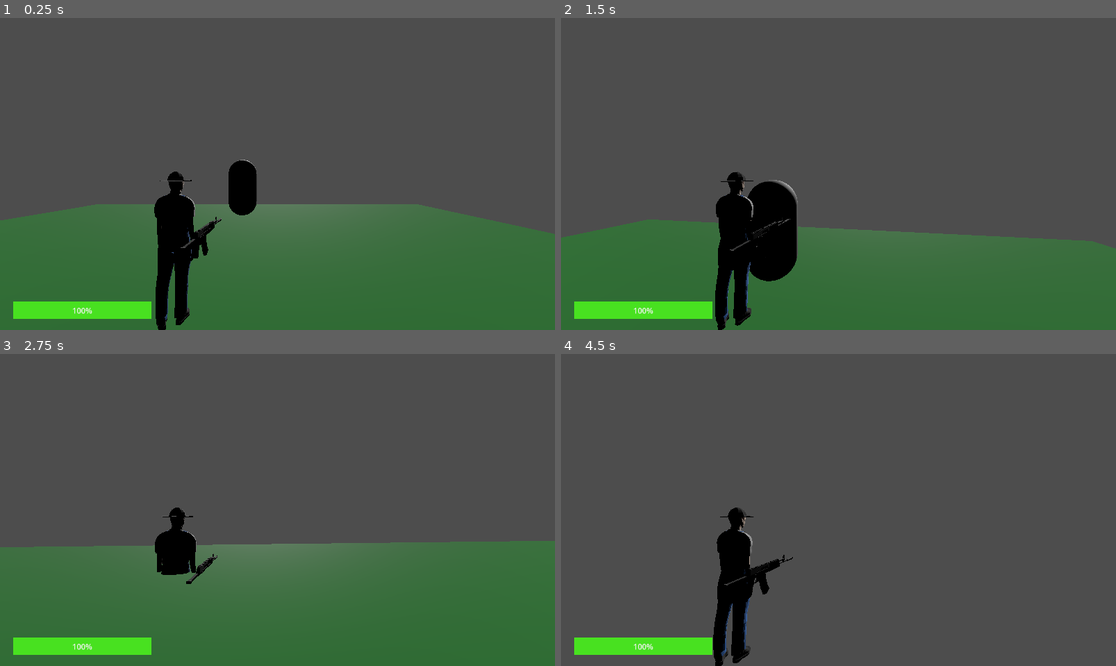
Above: before the commit, frames 1-4 (two rows, left to right).
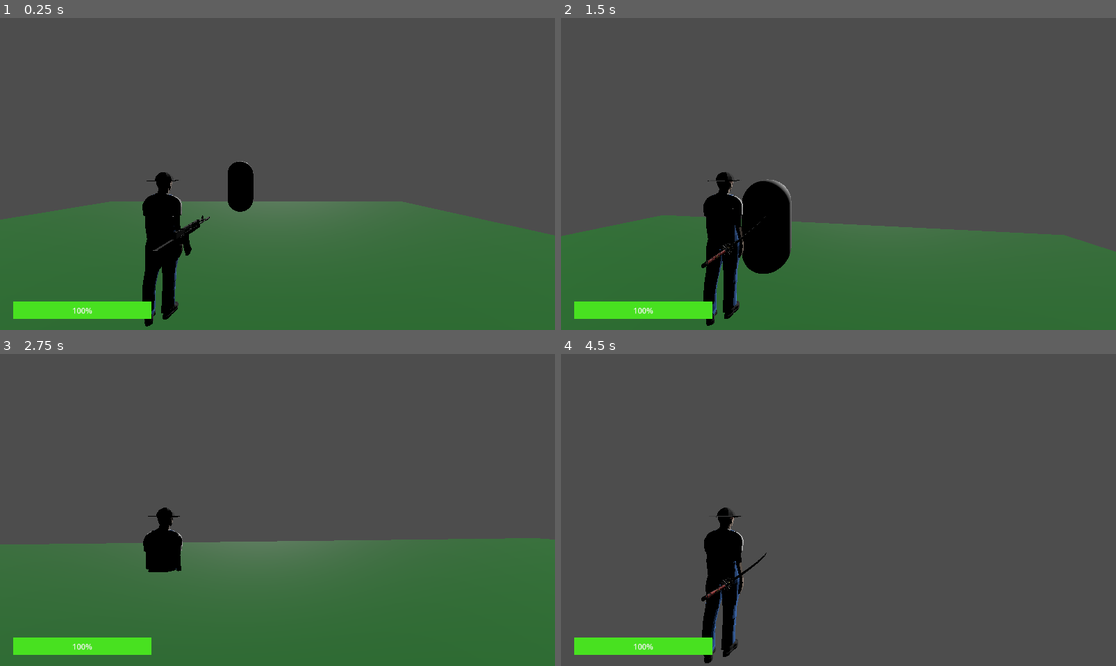
Above: after the commit, the same moments.

Repository: Luguin8/1v1
Game: Godot game, scene res://Scenes/TestLevel.tscn
The game is run twice, just before and just after one commit, with the same random seed, the same clock (stepped at 60 frames per second) and the same inputs. The project has no main scene, so this scene is started directly.
Inputs (mouse positions are in pixels of both pictures, inside the frame that each line leads up to):
- Up to frame 1 (0.25 s): no input
- Up to frame 2 (1.5 s): move the mouse to (866, 174) at 0.52 s; hold W (move_forward) from 0.53 s (still down); click (866, 174) at 0.6 s; tap Space (jump) at 0.77 s; tap 3 (weapon_melee, bound only after the commit) at 0.8, 1.35 s; move the mouse to (810, 174) at 1.27 s
- Up to frame 3 (2.75 s): keep holding W (move_forward); tap Space (jump) at 1.52 s; tap 2 (weapon_rifle, bound only after the commit) at 1.55, 2.1 s; move the mouse to (288, 503) at 2.02 s; tap 1 (weapon_sniper, bound only after the commit) at 2.3 s
- Up to frame 4 (4.5 s): keep holding W (move_forward); move the mouse to (832, 516) at 2.77 s; tap 1 (weapon_sniper, bound only after the commit) at 2.85 s; tap Space (jump) at 3.02, 3.77, 4.25 s; click (832, 516) at 3.05 s; tap Enter at 3.5 s; move the mouse to (877, 513) at 3.52 s; hold C (crouch) 3.53-4.28 s; tap 3 (weapon_melee, bound only after the commit) at 3.8 s; move the mouse to (794, 506) at 4.27 s; tap Ctrl (dash) at 4.35 s

The runs differ from the first frame. In frame 1, 3.4% of the frame differs, in the area x 0-100%, y 45-100%; in frame 2, 4.0%, in the area x 0-100%, y 49-100%; in frame 3, 1.9%; in frame 4, 2.9%.
Error after the commit: Attempt to call function 'fire' in base 'null instance' on a null instance. (res://Scripts/Player.gd:10)

Commit message:
4to: agregue las 3 armas y el cambio, ademas de que puli una s boludeces

Diff:
--- /dev/null
+++ b/Scenes/MuzzleFlash.tscn
@@ -0,0 +1,12 @@
+[gd_scene load_steps=2 format=3 uid="uid://dldw7wrfhxn8o"]
+
+[sub_resource type="StandardMaterial3D" id="StandardMaterial3D_la1i7"]
+albedo_color = Color(1, 1, 0.160784, 1)
+
+[node name="CPUParticles3D" type="CPUParticles3D"]
+material_override = SubResource("StandardMaterial3D_la1i7")
+emitting = false
+amount = 25
+lifetime = 0.15
+one_shot = true
+direction = Vector3(1, 0, -5)
--- a/Scenes/Player.tscn
+++ b/Scenes/Player.tscn
@@ -1,17 +1,22 @@
-[gd_scene load_steps=6 format=3 uid="uid://dgjwpe7p5vfql"]
+[gd_scene load_steps=10 format=3 uid="uid://dgjwpe7p5vfql"]
 
 [ext_resource type="Script" uid="uid://dsd3snk82vmdb" path="res://Scripts/Player.gd" id="1_rpqav"]
 [ext_resource type="PackedScene" uid="uid://dd560m0yx0sh5" path="res://Assets/Models/low_poly_farmer_man.glb" id="2_gntrk"]
 [ext_resource type="Script" uid="uid://dm865irlpowc7" path="res://Scripts/CameraController.gd" id="2_kyqiw"]
-[ext_resource type="PackedScene" uid="uid://nc8xsj2kbjcw" path="res://Scenes/weapon.tscn" id="4_dewec"]
+[ext_resource type="Script" uid="uid://bnni7stslwevt" path="res://Scripts/Weapon.gd" id="4_52ee3"]
+[ext_resource type="PackedScene" uid="uid://c2m2xosexdg6d" path="res://Assets/Models/low_poly_ak12.glb" id="4_nn08x"]
+[ext_resource type="PackedScene" uid="uid://cv1a5vwmae8fi" path="res://Assets/Models/low_poly_sniper.glb" id="5_52ee3"]
+[ext_resource type="PackedScene" uid="uid://b701pask3h1ca" path="res://Assets/Models/katana_low_poly.glb" id="6_bhhdu"]
 
 [sub_resource type="CapsuleShape3D" id="CapsuleShape3D_kyqiw"]
+
+[sub_resource type="BoxShape3D" id="BoxShape3D_bhhdu"]
 
 [node name="Player" type="CharacterBody3D"]
 script = ExtResource("1_rpqav")
 
 [node name="MeshInstance3D" type="MeshInstance3D" parent="."]
-transform = Transform3D(-1, 0, -8.74228e-08, 0, 1, 0, 8.74228e-08, 0, -1, 0, 0, 0)
+transform = Transform3D(-1, 0, -1.50996e-07, 0, 1, 0, 1.50996e-07, 0, -1, 0, 0, 0)
 
 [node name="Sketchfab_Scene" parent="MeshInstance3D" instance=ExtResource("2_gntrk")]
 transform = Transform3D(1, 0, 0, 0, 1, 0, 0, 0, 1, 0, -1, 0)
@@ -23,10 +28,35 @@
 script = ExtResource("2_kyqiw")
 
 [node name="Camera3D" type="Camera3D" parent="CameraPivot"]
-transform = Transform3D(1, 0, 0, 0, 1, 0, 0, 0, 1, 1.25593, 0.816177, 2.5749)
+transform = Transform3D(1, 0, 0, 0, 1, 0, 0, 0, 1, 1.46556, 0.816177, 2.39173)
+fov = 81.5625
 
 [node name="RayCastFloor" type="RayCast3D" parent="."]
 target_position = Vector3(0, -1.2, 0)
 
-[node name="Weapon" parent="." instance=ExtResource("4_dewec")]
-transform = Transform3D(-1.31134e-08, 0, 0.3, 0, 0.3, 0, -0.3, 0, -1.31134e-08, 0.306066, 0, -0.122228)
+[node name="WeaponHolder" type="Node3D" parent="."]
+script = ExtResource("4_52ee3")
+
+[node name="RifleModel" type="MeshInstance3D" parent="WeaponHolder"]
+
+[node name="Sketchfab_Scene" parent="WeaponHolder/RifleModel" instance=ExtResource("4_nn08x")]
+transform = Transform3D(-1.31134e-08, 0, 0.3, 0, 0.3, 0, -0.3, 0, -1.31134e-08, 0.296331, 0.011196, 0.00521064)
+
+[node name="SniperModel" type="MeshInstance3D" parent="WeaponHolder"]
+
+[node name="Sketchfab_Scene" parent="WeaponHolder/SniperModel" instance=ExtResource("5_52ee3")]
+transform = Transform3D(-1, 0, -8.74228e-08, 0, 1, 0, 8.74228e-08, 0, -1, 0.269554, -0.011544, -0.326288)
+
+[node name="MeleeModel" type="MeshInstance3D" parent="WeaponHolder"]
+
+[node name="Sketchfab_Scene" parent="WeaponHolder/MeleeModel" instance=ExtResource("6_bhhdu")]
+transform = Transform3D(-0.02, 0, -1.74846e-09, 0, 0.02, 0, 1.74846e-09, 0, -0.02, 0.253392, 0, 0)
+
+[node name="RayCast3D" type="RayCast3D" parent="WeaponHolder"]
+target_position = Vector3(0, 0, -5)
+
+[node name="Area3D" type="Area3D" parent="WeaponHolder"]
+
+[node name="CollisionShape3D" type="CollisionShape3D" parent="WeaponHolder/Area3D"]
+transform = Transform3D(1, 0, 0, 0, 1, 0, 0, 0, 1, 0, 0, -0.184513)
+shape = SubResource("BoxShape3D_bhhdu")
--- a/Scenes/TestLevel.tscn
+++ b/Scenes/TestLevel.tscn
@@ -18,6 +18,8 @@
 [sub_resource type="GDScript" id="GDScript_oy2kj"]
 script/source = "extends MeshInstance3D
 "
+
+[sub_resource type="CapsuleShape3D" id="CapsuleShape3D_shgkq"]
 
 [node name="TestLevel" type="Node3D"]
 
@@ -47,3 +49,6 @@
 transform = Transform3D(1, 0, 0, 0, 1, 0, 0, 0, 1, 0, 0, -12.0373)
 mesh = SubResource("CapsuleMesh_ujyaq")
 script = SubResource("GDScript_oy2kj")
+
+[node name="CollisionShape3D" type="CollisionShape3D" parent="dummy"]
+shape = SubResource("CapsuleShape3D_shgkq")
--- a/Scripts/CameraController.gd
+++ b/Scripts/CameraController.gd
@@ -1,15 +1,13 @@
 extends Node3D
 
-# Sensibilidad del mouse
 var sensitivity = 0.003
-
-# Limites verticales (en radianes)
 var min_pitch = -1.2
 var max_pitch = 1.2
 
-# Variables internas
-var yaw = 0
-var pitch = 0
+var yaw = 0.0
+var pitch = 0.0
+
+@onready var player = get_parent() # Asumo que CameraController está dentro del Player
 
 func _ready():
 	Input.set_mouse_mode(Input.MOUSE_MODE_CAPTURED)
@@ -19,4 +17,9 @@
 		yaw -= event.relative.x * sensitivity
 		pitch -= event.relative.y * sensitivity
 		pitch = clamp(pitch, min_pitch, max_pitch)
-		rotation = Vector3(pitch, yaw, 0)
+
+		# Solo afecta al pitch de la cámara
+		rotation.x = pitch
+
+		# El yaw se aplica al Player
+		player.rotation.y = yaw
--- a/Scripts/Player.gd
+++ b/Scripts/Player.gd
@@ -157,6 +157,11 @@
 	# ====== Aplicar movimiento ======
 	move_and_slide()
 
+	# ====== Rotar Player según cámara ======
+	var target_rotation = rotation
+	target_rotation.y = camera_pivot.global_rotation.y
+	rotation = target_rotation
+
 	# ====== Parpadeo visual ======
 	if is_flashing:
 		flash_timer -= delta
--- a/Scripts/Weapon.gd
+++ b/Scripts/Weapon.gd
@@ -3,23 +3,29 @@
 # =========================
 # TIPOS DE ARMA
 # =========================
-enum WeaponType { RIFLE, SNIPER, MELEE }
-
-@export var weapon_type: WeaponType = WeaponType.RIFLE
+enum WeaponType { SNIPER = 1, RIFLE = 2, MELEE = 3 }
 
 # =========================
 # PROPIEDADES
 # =========================
+@export var weapon_type: WeaponType = WeaponType.RIFLE
+
 var damage: float
 var cooldown: float
 var max_ammo: int
 var current_ammo: int
 
-# =========================
-# CONTROL DE DISPARO
-# =========================
 var can_fire = true
 var cooldown_timer = 0.0
+
+# =========================
+# ALMACENAMIENTO DE BALAS POR ARMA
+# =========================
+var ammo_dict = {
+	WeaponType.SNIPER: 5,
+	WeaponType.RIFLE: 30,
+	WeaponType.MELEE: -1
+}
 
 # =========================
 # REFERENCIAS
@@ -27,15 +33,115 @@
 @onready var raycast = $RayCast3D
 @onready var melee_area = $Area3D
 
+@onready var rifle_model = $RifleModel
+@onready var sniper_model = $SniperModel
+@onready var melee_model = $MeleeModel
+
+@export var muzzle_flash_scene: PackedScene
+@export var impact_particles_scene: PackedScene
+
 # =========================
 # READY
 # =========================
 func _ready():
-	set_process(true)        # Procesar _process desde el inicio
-	update_stats()
+	set_process(true)
+	update_weapon()
 	print("Weapon listo:", weapon_type, "Ammo:", current_ammo)
 
-func update_stats():
+# =========================
+# PROCESS PARA COOLDOWN
+# =========================
+func _process(delta):
+	# Cambio de arma por teclado
+	if Input.is_action_just_pressed("weapon_sniper"):
+		switch_weapon(WeaponType.SNIPER)
+	elif Input.is_action_just_pressed("weapon_rifle"):
+		switch_weapon(WeaponType.RIFLE)
+	elif Input.is_action_just_pressed("weapon_melee"):
+		switch_weapon(WeaponType.MELEE)
+
+	# Cooldown
+	if not can_fire:
+		cooldown_timer -= delta
+		if cooldown_timer <= 0:
+			can_fire = true
+			cooldown_timer = 0
+
+# =========================
+# FUNCION PRINCIPAL DE DISPARO
+# =========================
+func fire():
+	if not can_fire:
+		return
+	if weapon_type != WeaponType.MELEE and current_ammo <= 0:
+		print("Sin munición")
+		return
+
+	can_fire = false
+	cooldown_timer = cooldown
+
+	if weapon_type != WeaponType.MELEE:
+		current_ammo -= 1
+		ammo_dict[weapon_type] = current_ammo
+
+	match weapon_type:
+		WeaponType.RIFLE, WeaponType.SNIPER:
+			shoot_ray()
+		WeaponType.MELEE:
+			swing_melee()
+
+# =========================
+# FUNCIONES DE DISPARO
+# =========================
+func shoot_ray():
+	# Muzzle flash
+	if muzzle_flash_scene:
+		var flash = muzzle_flash_scene.instantiate()
+		raycast.add_child(flash)
+		flash.global_transform = raycast.global_transform
+		flash.one_shot = true
+		flash.emitting = true
+		flash.queue_free()
+
+	# Raycast
+	if raycast.is_colliding():
+		var target = raycast.get_collider()
+		var impact_pos = raycast.get_collision_point()
+
+		# Impact particles
+		if impact_particles_scene:
+			var impact = impact_particles_scene.instantiate()
+			get_tree().current_scene.add_child(impact)
+			impact.global_transform.origin = impact_pos
+			impact.one_shot = true
+			impact.emitting = true
+			impact.queue_free()
+
+		if target.has_method("take_damage"):
+			target.take_damage(damage)
+	else:
+		print("No colisiona con nada")
+
+func swing_melee():
+	for body in melee_area.get_overlapping_bodies():
+		if body.has_method("take_damage"):
+			body.take_damage(damage)
+
+# =========================
+# CAMBIO DE ARMA
+# =========================
+func switch_weapon(new_type: int):
+	if weapon_type == new_type:
+		return
+	# Guardar munición actual
+	if weapon_type != WeaponType.MELEE:
+		ammo_dict[weapon_type] = current_ammo
+
+	# Cambiar arma
+	weapon_type = new_type
+	update_weapon()
+
+func update_weapon():
 	match weapon_type:
 		WeaponType.RIFLE:
 			damage = 35
@@ -48,61 +154,15 @@
 		WeaponType.MELEE:
 			damage = 100
 			cooldown = 0.5
-			max_ammo = -1  # infinito
+			max_ammo = -1
 
-	current_ammo = max_ammo
-	can_fire = true
-	cooldown_timer = 0
+	# Restaurar munición guardada
+	if weapon_type != WeaponType.MELEE:
+		current_ammo = ammo_dict[weapon_type]
+	else:
+		current_ammo = -1
 
-# =========================
-# PROCESS PARA COOLDOWN
-# =========================
-func _process(delta):
-	if not can_fire:
-		cooldown_timer -= delta
-		if cooldown_timer <= 0:
-			can_fire = true
-			cooldown_timer = 0
-
-# =========================
-# FUNCION PRINCIPAL DE DISPARO
-# =========================
-func fire():
-	if not can_fire:
-		print("En cooldown")
-		return
-	if weapon_type != WeaponType.MELEE and current_ammo <= 0:
-		print("Sin munición")
-		return
-
-	can_fire = false
-	cooldown_timer = cooldown
-
-	if weapon_type != WeaponType.MELEE:
-		current_ammo -= 1
-
-	print("Disparando! Ammo restante:", current_ammo)
-
-	match weapon_type:
-		WeaponType.RIFLE, WeaponType.SNIPER:
-			shoot_ray()
-		WeaponType.MELEE:
-			swing_melee()
-
-# =========================
-# FUNCIONES DE DISPARO
-# =========================
-func shoot_ray():
-	if raycast.is_colliding():
-		var target = raycast.get_collider()
-		print("Colisión con:", target.name)
-		if target.has_method("take_damage"):
-			target.take_damage(damage)
-	else:
-		print("No colisiona con nada")
-
-func swing_melee():
-	for body in melee_area.get_overlapping_bodies():
-		print("Melee colisión con:", body.name)
-		if body.has_method("take_damage"):
-			body.take_damage(damage)
+	# Actualizar modelos
+	rifle_model.visible = weapon_type == WeaponType.RIFLE
+	sniper_model.visible = weapon_type == WeaponType.SNIPER
+	melee_model.visible = weapon_type == WeaponType.MELEE
--- a/project.godot
+++ b/project.godot
@@ -61,3 +61,18 @@
 "events": [Object(InputEventMouseButton,"resource_local_to_scene":false,"resource_name":"","device":-1,"window_id":0,"a …(253 unchanged characters)…
 ]
 }
+weapon_sniper={
+"deadzone": 0.2,
+"events": [Object(InputEventKey,"resource_local_to_scene":false,"resource_name":"","device":-1,"window_id":0,"alt_pressed":false,"shift_pressed":false,"ctrl_pressed":false,"meta_pressed":false,"pressed":false,"keycode":0,"physical_keycode":49,"key_label":0,"unicode":49,"location":0,"echo":false,"script":null)
+]
+}
+weapon_rifle={
+"deadzone": 0.2,
+"events": [Object(InputEventKey,"resource_local_to_scene":false,"resource_name":"","device":-1,"window_id":0,"alt_pressed":false,"shift_pressed":false,"ctrl_pressed":false,"meta_pressed":false,"pressed":false,"keycode":0,"physical_keycode":50,"key_label":0,"unicode":50,"location":0,"echo":false,"script":null)
+]
+}
+weapon_melee={
+"deadzone": 0.2,
+"events": [Object(InputEventKey,"resource_local_to_scene":false,"resource_name":"","device":-1,"window_id":0,"alt_pressed":false,"shift_pressed":false,"ctrl_pressed":false,"meta_pressed":false,"pressed":false,"keycode":0,"physical_keycode":51,"key_label":0,"unicode":51,"location":0,"echo":false,"script":null)
+]
+}
Binary file added: Assets/Models/katana_low_poly.glb
Binary file added: Assets/Models/katana_low_poly_0.jpg
Binary file added: Assets/Models/katana_low_poly_1.png
Binary file added: Assets/Models/katana_low_poly_2.png
Not shown: 1 places in Scenes/TestLevel.tscn that only renumber resources
